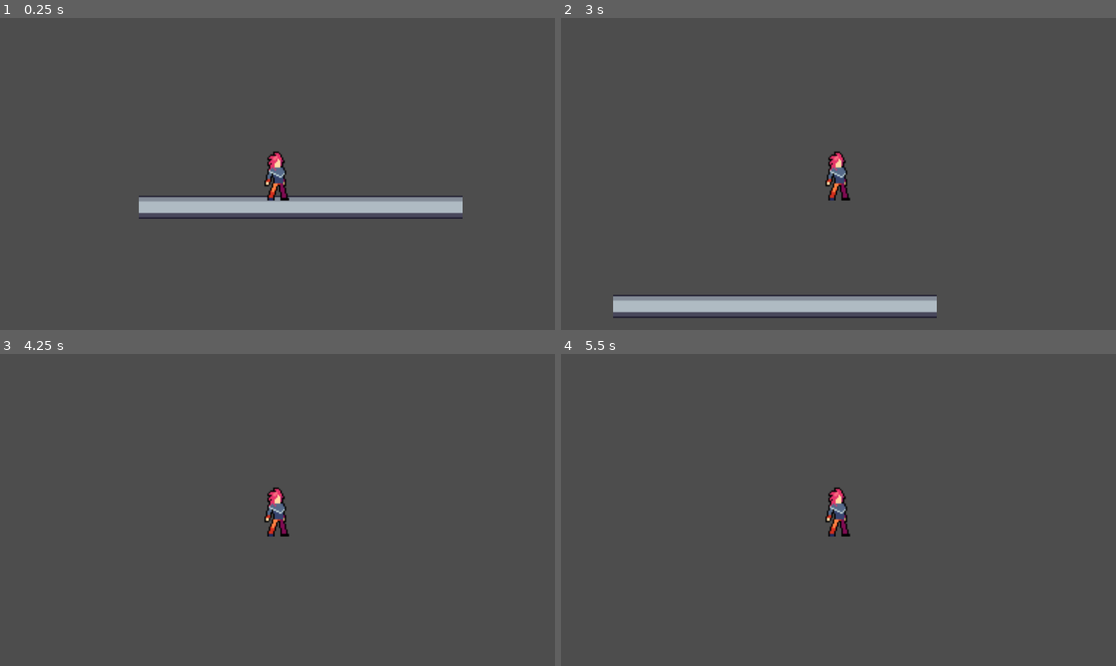
Above: before the commit, frames 1-4 (two rows, left to right).
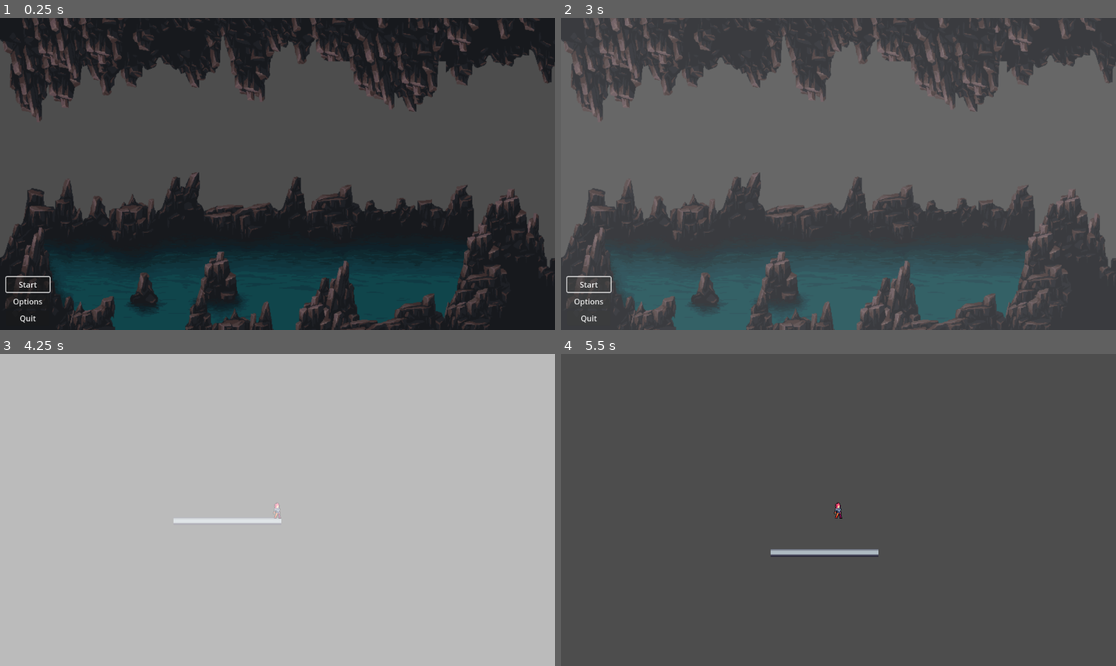
Above: after the commit, the same moments.

Repository: BoiLudens/Metroidvania_GameJam
Game: Godot game, scene res://Menus/Main Menu/main_menu.tscn
The game is run twice, just before and just after one commit, with the same random seed, the same clock (stepped at 60 frames per second) and the same inputs. Before the commit the project starts from res://levels/debug_land.tscn.
Inputs (mouse positions are in pixels of both pictures, inside the frame that each line leads up to):
- Up to frame 1 (0.25 s): no input
- Up to frame 2 (3 s): click (588, 301) at 0.5 s, where only the run after the commit has a clickable "Options"; click (588, 283) at 1.25 s, where only the run after the commit has a clickable "Start"; click (588, 283) at 2 s, where only the run after the commit has a clickable "Start"; tap Enter (ui_accept) at 2.75 s; hold Right (ui_right) from 2.78 s (still down)
- Up to frame 3 (4.25 s): keep holding Right (ui_right); tap Enter (ui_accept) at 3.02, 3.77 s
- Up to frame 4 (5.5 s): release Right (ui_right) at 4.28 s; hold Left (ui_left) 4.28-5.03 s; hold Right (ui_right) from 5.03 s (still down); tap Enter (ui_accept) at 5.27 s

The runs differ from the first frame. In frame 1, 57% of the frame differs, in the area x 0-100%, y 0-100%; in frame 2, 58%; in frame 3, 100%; in frame 4, 0.8%.

Commit message:
Added menu

Diff:
--- /dev/null
+++ b/Menus/Main Menu/main_menu.tscn
@@ -0,0 +1,58 @@
+[gd_scene load_steps=3 format=3 uid="uid://rdmsi80ll1xs"]
+
+[ext_resource type="Script" path="res://scripts/Main Menu/main_menu.gd" id="1_7qniv"]
+[ext_resource type="Texture2D" uid="uid://xekoqi5aky5q" path="res://sprites/Menus/Backgounds/background4b.png" id="1_p4kc6"]
+
+[node name="Main Menu" type="Control"]
+layout_mode = 3
+anchors_preset = 2
+anchor_top = 1.0
+anchor_bottom = 1.0
+grow_vertical = 0
+script = ExtResource("1_7qniv")
+
+[node name="TextureRect" type="TextureRect" parent="."]
+layout_mode = 1
+anchors_preset = 15
+anchor_right = 1.0
+anchor_bottom = 1.0
+offset_left = -1.0
+offset_top = -649.0
+offset_right = 1156.0
+offset_bottom = 3.0
+grow_horizontal = 2
+grow_vertical = 2
+texture = ExtResource("1_p4kc6")
+
+[node name="VBoxContainer" type="VBoxContainer" parent="."]
+layout_mode = 0
+offset_left = 13.0
+offset_top = -110.0
+offset_right = 103.0
+offset_bottom = -9.0
+
+[node name="Start" type="Button" parent="VBoxContainer"]
+layout_mode = 2
+offset_right = 90.0
+offset_bottom = 31.0
+focus_neighbor_top = NodePath("../Quit")
+text = "Start"
+
+[node name="Options" type="Button" parent="VBoxContainer"]
+layout_mode = 2
+offset_top = 35.0
+offset_right = 90.0
+offset_bottom = 66.0
+text = "Options"
+
+[node name="Quit" type="Button" parent="VBoxContainer"]
+layout_mode = 2
+offset_top = 70.0
+offset_right = 90.0
+offset_bottom = 101.0
+focus_neighbor_bottom = NodePath("../Start")
+text = "Quit"
+
+[connection signal="pressed" from="VBoxContainer/Start" to="." method="_on_start_pressed"]
+[connection signal="pressed" from="VBoxContainer/Options" to="." method="_on_options_pressed"]
+[connection signal="pressed" from="VBoxContainer/Quit" to="." method="_on_quit_pressed"]
--- /dev/null
+++ b/Menus/options/options.tscn
@@ -0,0 +1,84 @@
+[gd_scene load_steps=2 format=3 uid="uid://bgcwo1h6ovmfg"]
+
+[ext_resource type="Script" path="res://scripts/Main Menu/options.gd" id="1_lsstl"]
+
+[node name="Options" type="Control"]
+layout_mode = 3
+anchors_preset = 15
+anchor_right = 1.0
+anchor_bottom = 1.0
+grow_horizontal = 2
+grow_vertical = 2
+script = ExtResource("1_lsstl")
+
+[node name="back" type="Button" parent="."]
+offset_left = 225.0
+offset_top = 31.0
+offset_right = 452.0
+offset_bottom = 62.0
+text = "Back"
+
+[node name="Master" type="HSlider" parent="."]
+anchors_preset = -1
+anchor_right = 0.051
+anchor_bottom = 0.085
+offset_left = 227.0
+offset_top = 62.0
+offset_right = 383.248
+offset_bottom = 53.92
+min_value = -40.0
+max_value = 0.0
+
+[node name="Master" type="RichTextLabel" parent="Master"]
+offset_left = -1.0
+offset_top = 42.0
+offset_right = 137.0
+offset_bottom = 82.0
+text = "Master Volume"
+
+[node name="Music" type="HSlider" parent="."]
+anchors_preset = -1
+anchor_right = 0.023
+anchor_bottom = 0.026
+offset_left = 230.0
+offset_top = 156.0
+offset_right = 399.504
+offset_bottom = 155.152
+min_value = -40.0
+max_value = 0.0
+
+[node name="Music" type="RichTextLabel" parent="Music"]
+offset_left = -3.0
+offset_top = 24.0
+offset_right = 115.0
+offset_bottom = 64.0
+text = "Music Volume"
+
+[node name="sfx" type="HSlider" parent="."]
+offset_left = 236.0
+offset_top = 281.0
+offset_right = 475.0
+offset_bottom = 297.0
+min_value = -40.0
+max_value = 0.0
+
+[node name="sfx" type="RichTextLabel" parent="sfx"]
+offset_left = -3.0
+offset_top = 36.0
+offset_right = 139.0
+offset_bottom = 76.0
+text = "SFX Volume"
+
+[node name="test_sfx" type="Button" parent="."]
+offset_left = 237.0
+offset_top = 232.0
+offset_right = 309.0
+offset_bottom = 263.0
+text = "Test SFX"
+
+[node name="sfx_test" type="AudioStreamPlayer" parent="."]
+
+[connection signal="value_changed" from="Master" to="." method="_on_master_value_changed"]
+[connection signal="value_changed" from="Music" to="." method="_on_music_value_changed"]
+[connection signal="value_changed" from="sfx" to="." method="_on_sfx_value_changed"]
+[connection signal="pressed" from="test_sfx" to="." method="_on_test_sfx_pressed"]
--- /dev/null
+++ b/Test.tscn
@@ -0,0 +1,16 @@
+[gd_scene format=3 uid="uid://dv5j3kuw1sgjh"]
+
+[node name="Control" type="Control"]
+layout_mode = 3
+anchors_preset = 15
+anchor_right = 1.0
+anchor_bottom = 1.0
+grow_horizontal = 2
+grow_vertical = 2
+
+[node name="Button" type="Button" parent="."]
+offset_left = 87.0
+offset_top = 97.0
+offset_right = 149.0
+offset_bottom = 128.0
+text = "Button"
--- /dev/null
+++ b/default_bus_layout.tres
@@ -0,0 +1,15 @@
+[gd_resource type="AudioBusLayout" format=3 uid="uid://d32j5x2buiqca"]
+
+[resource]
+bus/1/name = &"Music"
+bus/1/solo = false
+bus/1/mute = false
+bus/1/bypass_fx = false
+bus/1/volume_db = 0.0
+bus/1/send = &"Master"
+bus/2/name = &"SFX"
+bus/2/solo = false
+bus/2/mute = false
+bus/2/bypass_fx = false
+bus/2/volume_db = 0.0
+bus/2/send = &"Master"
--- /dev/null
+++ b/music/scene/bg_music.tscn
@@ -0,0 +1,6 @@
+[gd_scene load_steps=2 format=3 uid="uid://bt43w4ycmbn22"]
+
+[ext_resource type="AudioStream" uid="uid://cmamcltgtrssm" path="res://music/background/FarBeyond Studio - Freebies Vol. 1 - 07 - Suspense (CC-BY 4.0).mp3" id="1_nwk08"]
+
+[node name="AudioStreamPlayer" type="AudioStreamPlayer"]
+stream = ExtResource("1_nwk08")
--- a/project.godot
+++ b/project.godot
@@ -11,10 +11,15 @@
 [application]
 
 config/name="MetroidVania_GameJam"
-run/main_scene="res://levels/debug_land.tscn"
+run/main_scene="res://Menus/Main Menu/main_menu.tscn"
 config/features=PackedStringArray("4.0", "Forward Plus")
 config/icon="res://icon.svg"
 
-[display]
+[audio]
 
-window/stretch/scale=3.0
+buses/default_bus_layout=""
+
+[autoload]
+
+SceneTransition="*res://trans/scene_transition.tscn"
+BgMusic="*res://music/scene/bg_music.tscn"
--- /dev/null
+++ b/scripts/Main Menu/main_menu.gd
@@ -0,0 +1,23 @@
+extends Control
+
+
+# Called when the node enters the scene tree for the first time.
+func _ready():
+	$VBoxContainer/Start.grab_focus()
+
+
+# Called every frame. 'delta' is the elapsed time since the previous frame.
+func _process(delta):
+	pass
+
+
+func _on_start_pressed():
+	SceneTransition.change_scene_to_file("res://levels/debug_land.tscn")
+
+
+func _on_options_pressed():
+	SceneTransition.change_scene_to_file("res://Menus/options/options.tscn")
+
+
+func _on_quit_pressed():
+	get_tree().quit()
--- /dev/null
+++ b/scripts/Main Menu/options.gd
@@ -0,0 +1,27 @@
+extends Control
+
+
+# Called when the node enters the scene tree for the first time.
+func _ready():
+	$back.grab_focus()
+
+
+# Called every frame. 'delta' is the elapsed time since the previous frame.
+func _process(delta):
+	pass
+
+
+func _on_master_value_changed(value):
+	AudioServer.set_bus_volume_db(AudioServer.get_bus_index("Master"), value)
+
+
+func _on_music_value_changed(value):
+	AudioServer.set_bus_volume_db(AudioServer.get_bus_index("Music"), value)
+
+
+func _on_sfx_value_changed(value):
+	AudioServer.set_bus_volume_db(AudioServer.get_bus_index("SFX"), value)
+
+
+func _on_test_sfx_pressed():
+	$sfx_test.play()
--- /dev/null
+++ b/scripts/trans/scene_transition.gd
@@ -0,0 +1,7 @@
+extends CanvasLayer
+
+func change_scene_to_file(target: String)-> void:
+	$AnimationPlayer.play('dissolve')
+	await $AnimationPlayer.animation_finished
+	get_tree().change_scene_to_file(target)
+	$AnimationPlayer.play_backwards('dissolve')
--- /dev/null
+++ b/trans/scene_transition.tscn
@@ -0,0 +1,56 @@
+[gd_scene load_steps=5 format=3 uid="uid://4uktdm7qiui2"]
+
+[ext_resource type="Script" path="res://scripts/trans/scene_transition.gd" id="1_ah1na"]
+
+[sub_resource type="Animation" id="Animation_0jut3"]
+resource_name = "RESET"
+tracks/0/type = "value"
+tracks/0/imported = false
+tracks/0/enabled = true
+tracks/0/path = NodePath("dissolve_rect:modulate")
+tracks/0/interp = 1
+tracks/0/loop_wrap = true
+tracks/0/keys = {
+"times": PackedFloat32Array(0),
+"transitions": PackedFloat32Array(1),
+"update": 0,
+"values": [Color(1, 1, 1, 0)]
+}
+
+[sub_resource type="Animation" id="Animation_ijbou"]
+resource_name = "dissolve"
+tracks/0/type = "value"
+tracks/0/imported = false
+tracks/0/enabled = true
+tracks/0/path = NodePath("dissolve_rect:modulate")
+tracks/0/interp = 1
+tracks/0/loop_wrap = true
+tracks/0/keys = {
+"times": PackedFloat32Array(0, 1),
+"transitions": PackedFloat32Array(1, 1),
+"update": 0,
+"values": [Color(1, 1, 1, 0), Color(1, 1, 1, 1)]
+}
+
+[sub_resource type="AnimationLibrary" id="AnimationLibrary_3dce6"]
+_data = {
+"RESET": SubResource("Animation_0jut3"),
+"dissolve": SubResource("Animation_ijbou")
+}
+
+[node name="scene_transition" type="CanvasLayer"]
+script = ExtResource("1_ah1na")
+
+[node name="dissolve_rect" type="ColorRect" parent="."]
+modulate = Color(1, 1, 1, 0)
+anchors_preset = 15
+anchor_right = 1.0
+anchor_bottom = 1.0
+grow_horizontal = 2
+grow_vertical = 2
+mouse_force_pass_scroll_events = false
+
+[node name="AnimationPlayer" type="AnimationPlayer" parent="."]
+libraries = {
+"": SubResource("AnimationLibrary_3dce6")
+}
Not shown, added: music/background/FarBeyond Studio - Freebies Vol. 1 - 07 - Suspense (CC-BY 4.0).mp3.import
Not shown, added: music/sfx/Retro Charge 07.wav.import
Binary file added: sprites/Menus/Backgounds/background4b.png
Not shown, added: sprites/Menus/Backgounds/background4b.png.import
Not shown, added: music/background/FarBeyond Studio - Freebies Vol. 1 - 07 - Suspense (CC-BY 4.0).mp3
Not shown, added: music/sfx/Retro Charge 07.wav
